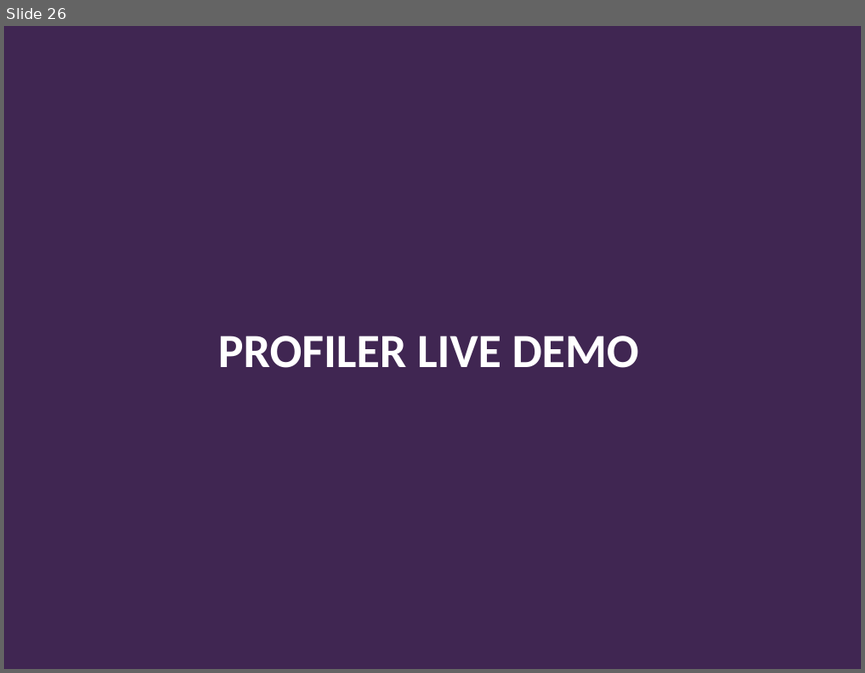
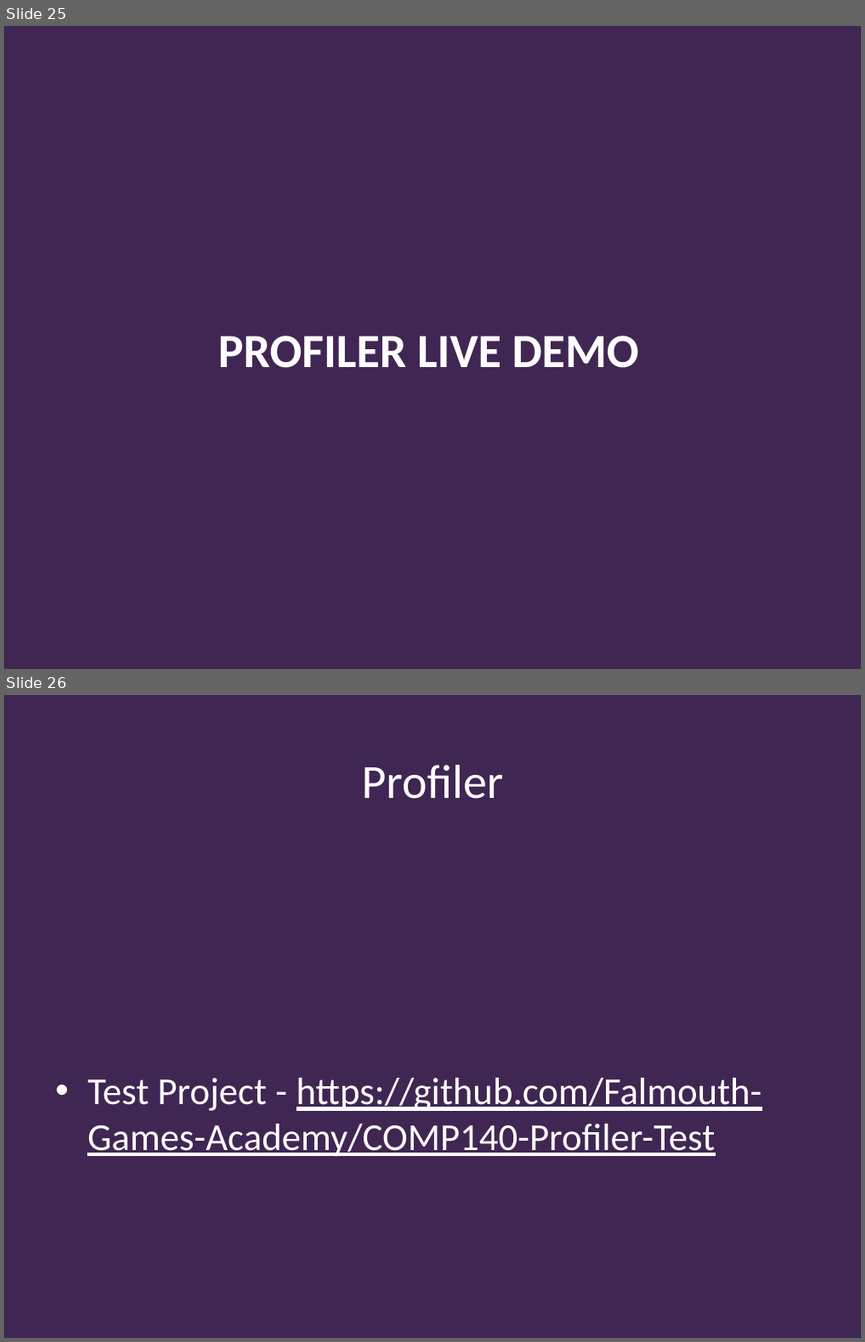
Before and after one commit to Falmouth-Games-Academy/bsc-course-materials, a slide deck: COMP140/08/2019-20-COMP140-08-lecture.pptx. Shown one above the other, each under a label of ours: slide 26 before the commit, slides 25 and 26 after it. The pictures are 865x673 and 865x1342 pixels, drawn with LibreOffice and Linux fonts; fonts in the diff are those of the drawing; background and template pictures are left out. Boxes give left, top, right and bottom in pixels: in the first picture for what was removed or moved away, otherwise in the second. Text is boxed around its words. In the diff, an @@ line names an element or a change of style, - is before the commit and + after.

Commit message:
Added in links for Profiling Project

```diff
--- a/COMP140/08/2019-20-COMP140-08-lecture.pptx
+++ b/COMP140/08/2019-20-COMP140-08-lecture.pptx
@@ slide 26 added at (x1=4, y1=695, x2=861, y2=1338), background #402652 @@
@@ title added at (x1=362, y1=765, x2=504, y2=799), 40 pt, text #FFFFFF @@
+Profiler
@@ text added at (x1=87, y1=1077, x2=762, y2=1157), 32 pt, text #FFFFFF, underline @@
+• Test Project - https://github.com/Falmouth-Games-Academy/COMP140-Profiler-Test
@@ what was slide 26 is now slide 25 @@
```
Also in this commit, not shown: 2 slides changed, 1 slide removed, 1 other file.
